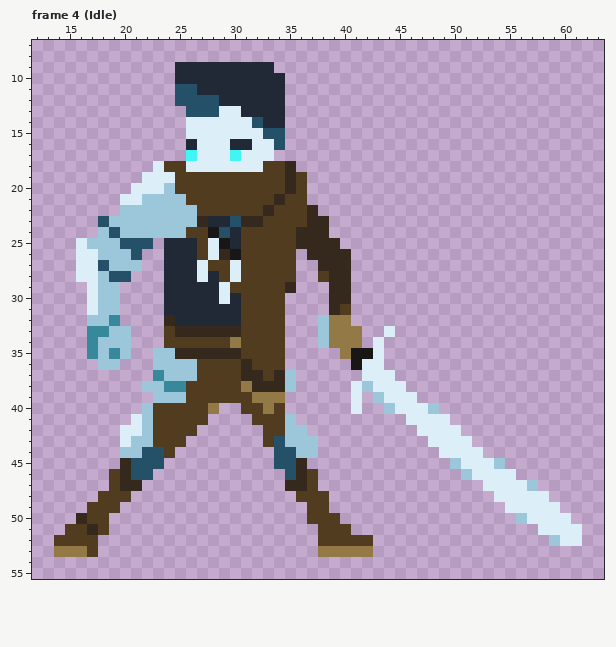
A pixel-art file gets an edit: Aseprite/Hero makeover.aseprite. The first picture shows the starting point.
64x64 pixels, 7 frames. Shown: frame 4 (Idle): x 12..63, y 7..55. The commit also changed other frames, which this record leaves out.
New version:
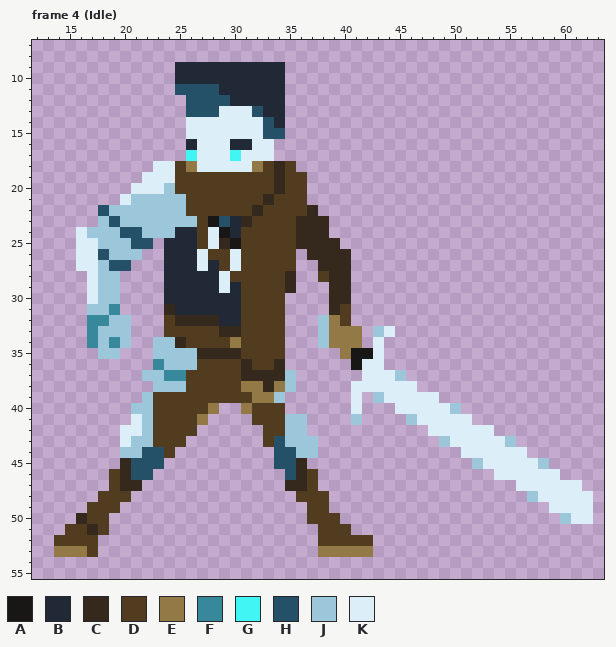
Palette (. is transparent): A #191716  B #212836  C #35291d  D #523c20  E #937946  F #37889b  G #42f5f5  H #245168  J #9cc6d9  K #dceff8
What changed:
Changed rows in their new state; - is an unchanged pixel.
Frame 4 (Idle):
first column x 16:
 9 ------------------B----------------------------
11 -----------HH----------------------------------
12 ---------.---H---------------------------------
13 ---------------KH------------------------------
14 ----------------KH-----------------------------
16 ------------------.----------------------------
18 --------K-E-----E-CD---------------------------
19 ------------------CD---------------------------
20 ------------------CD---------------------------
21 -----J-----------CD----------------------------
22 --HJ------D-----CD-----------------------------
23 --JH-------DAHB-D---C--------------------------
24 KJ-JHH---BB-KA---------------------------------
25 -K--J--------CA--------------------------------
26 --H--J-----KDDK--------------------------------
27 --JHH.------B----------------------------------
28 .--J.------B-KD----C---------------------------
29 --------------B--------------------------------
30 -------------B---------------------------------
31 -J-F----C--------------------------------------
32 -FFJJ---DCCCC-----------D----------------------
33 --J------DDDD--------------J-------------------
34 ---F---JJC-------------------------------------
35 -.-J.----JJ------------------------------------
36 --..---F----------C----------------------------
37 ------JJFFD------C-----------J-----------------
38 ------.-JJ------E-E-------K---K----------------
39 ------JDDD--------J------------KK--------------
40 -----J---------E-D----------.---KKJ------------
41 -----------E--------J----J----J---KK-----------
42 -------------------------------.---KKK---------
43 --------------------------------.J--KKKJ-------
44 ---------------------------------..--KKKK------
45 ----------------------------------..J-KKKKJ----
46 -----------------------------------...--KKKK---
47 -------------------------------------...-KKKKK-
48 --------------------------------------...J-KKKK
49 ---------------------------------------....-KKK
50 ----------------------------------------....JKK
51 ------------------------------------------....-
52 -------------------------------------------...-
